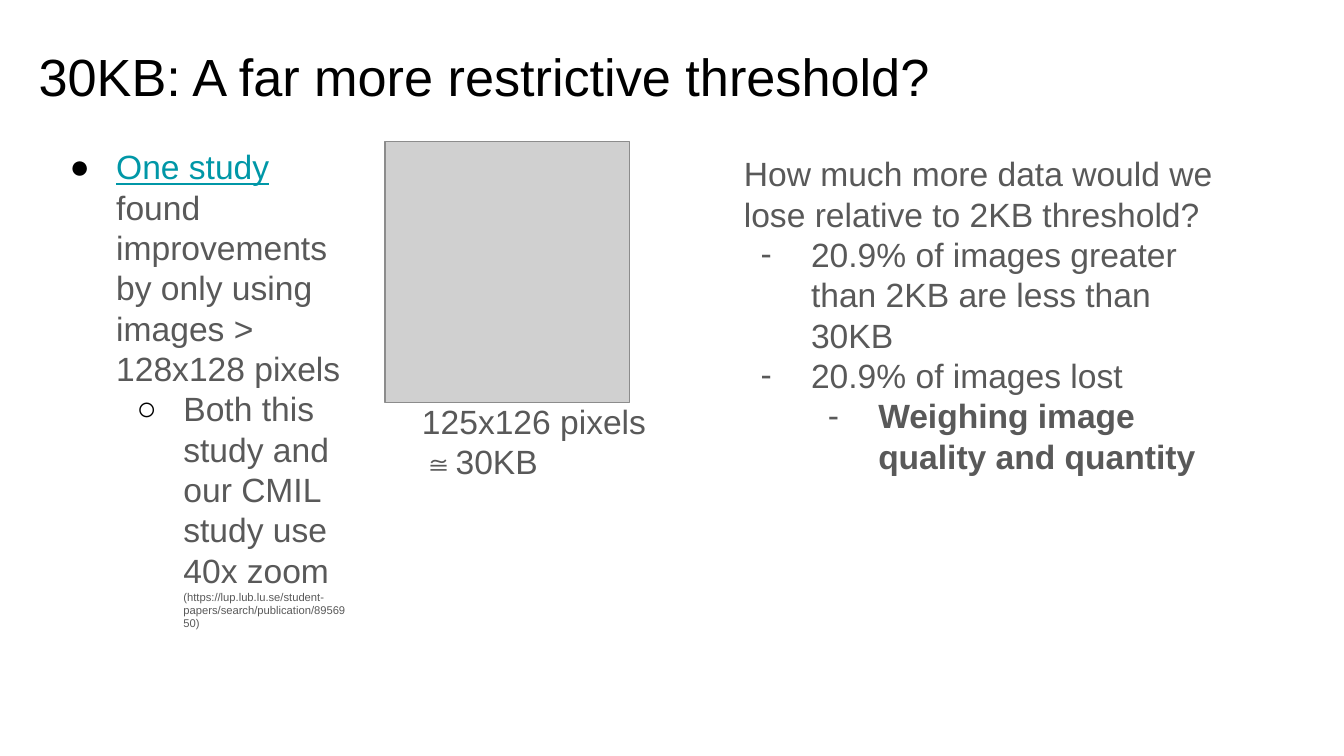
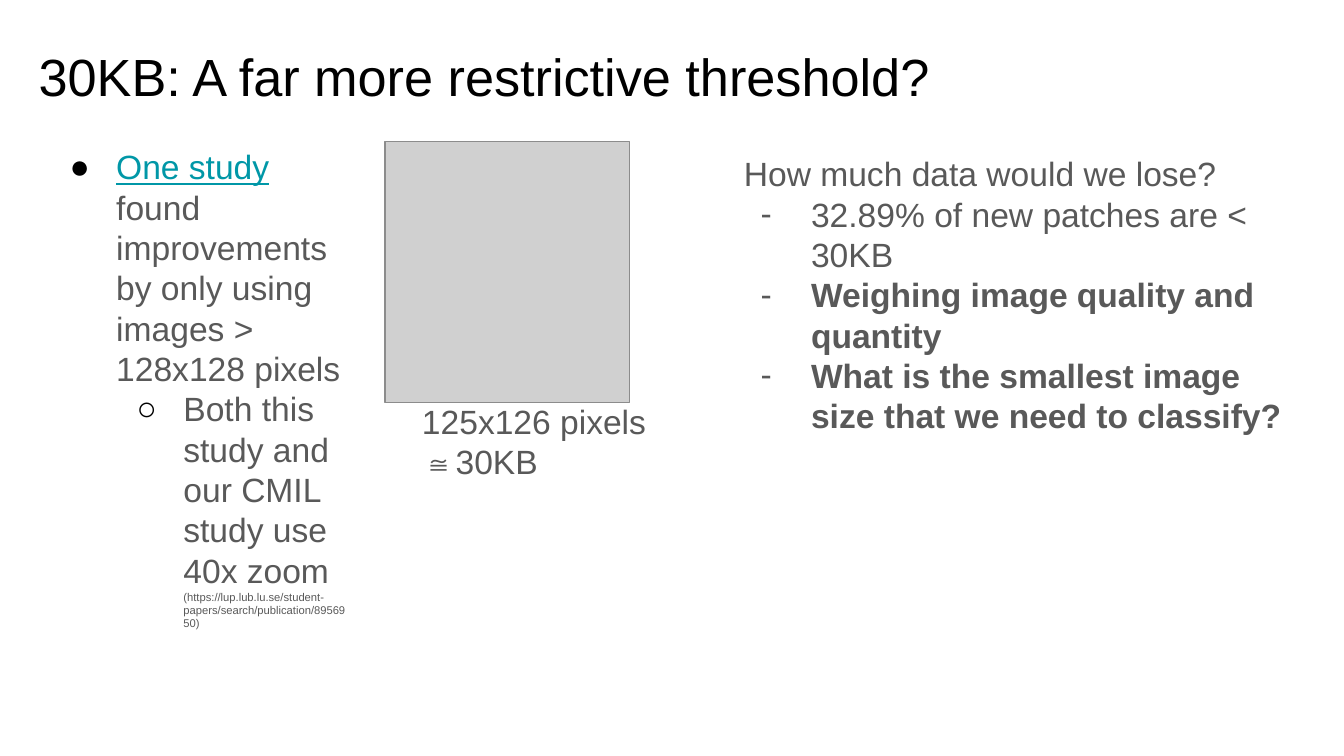
Before and after one commit to arvindkrishna87/STAT390_SP25_CMIL, a slide deck: slide 7 of ML/David/Managing Different Image Sizes.pptx (slide 6 before the commit). Drawn at 1344x756 pixels with LibreOffice and Linux fonts; fonts in the diff are those of the drawing; grey boxes stand for pictures. Boxes give left, top, right and bottom in pixels: in the first picture for what was removed or moved away, otherwise in the second. Text is boxed around its words. In the diff, an @@ line names an element or a change of style, - is before the commit and + after.

Commit message:
updated powerpoint with new patch data

```diff
--- a/ML/David/Managing Different Image Sizes.pptx
+++ b/ML/David/Managing Different Image Sizes.pptx
@@ text at (744,161,1218,268): text changed @@
-How much more data would we lose relative to 2KB threshold?
-– 20.9% of images greater than 2KB are less than 30KB
-– 20.9% of images lost
+How much data would we lose?
+– 32.89% of new patches are < 30KB
@@ text at (811,282,1254,354): list level 2 to 1 in "Weighing image quality and quantity" @@
@@ text at (811,363,1281,434): paragraph added @@
+– What is the smallest image size that we need to classify?
```
Also in this commit, not shown: 1 other slide changed, 1 slide added.
